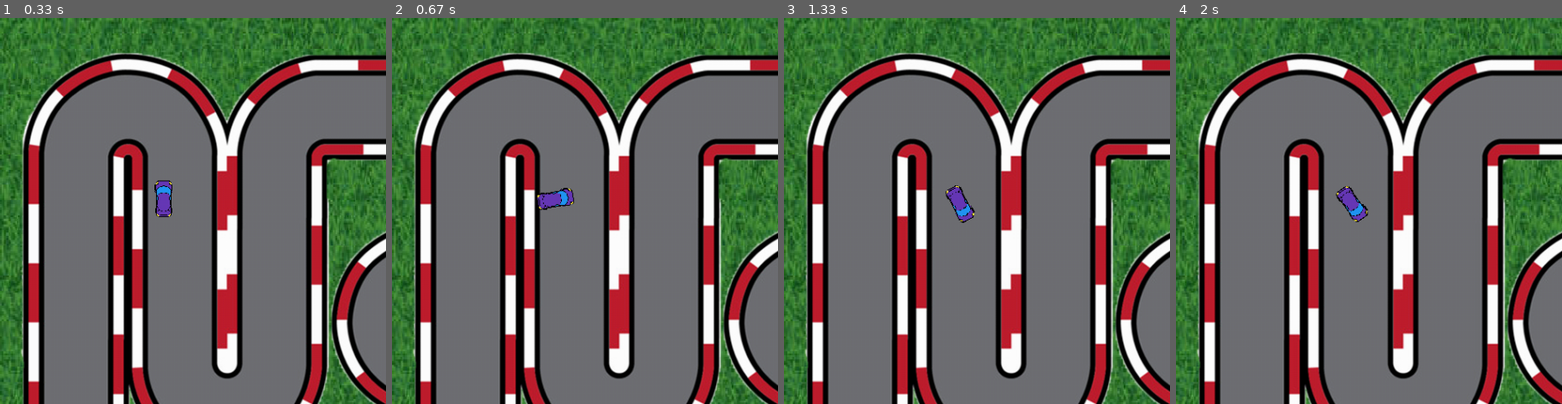
Above: before the commit, frames 1-4 (left to right).
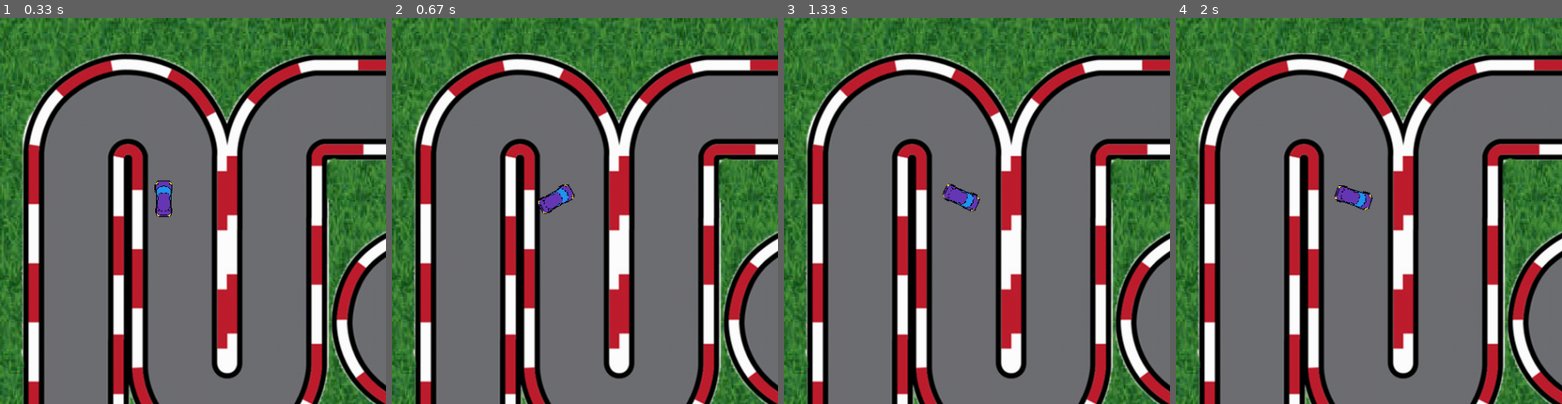
Above: after the commit, the same moments.

Repository: AmirmasoudCS/Pygame-Course
Game: pygame game, started from project_04/main.py
Two runs of this game, one before a commit and one after it. Both use one fixed random seed, a clock stepped at 60 frames per second and the inputs below.
Inputs:
- Up to frame 1 (0.33 s): no input
- Up to frame 2 (0.67 s): hold D from 0.33 s (still down)
- Up to frame 3 (1.33 s): release D at 0.8 s; hold W 0.83-1.13 s; hold D from 1.17 s (still down)
- Up to frame 4 (2 s): release D at 1.63 s; hold A from 1.67 s (still down)
The pictures show only the part of the screen within x 0-50%, y 0-50%; the shares and areas given below are measured in that part.

Frame 1 is identical in both runs. In frame 2, 0.3% of the frame differs, in the area x 37-48%, y 43-51%; in frame 3, 0.5%; in frame 4, 0.5%, in the area x 40-52%, y 43-53%.

Commit message:
Updating the velocity of our car

Diff:
--- a/project_04/main.py
+++ b/project_04/main.py
@@ -85,7 +85,7 @@
     player_car.draw(window)
     pygame.display.update()
 
-player_car = PlayerCar(4, 4)
+player_car = PlayerCar(3, 3)
 
 def main():
 
